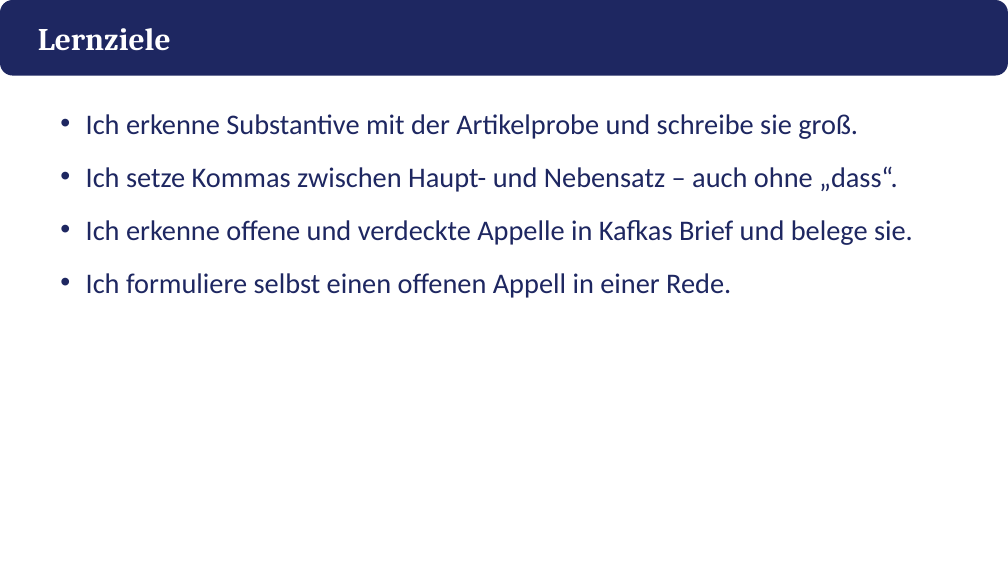
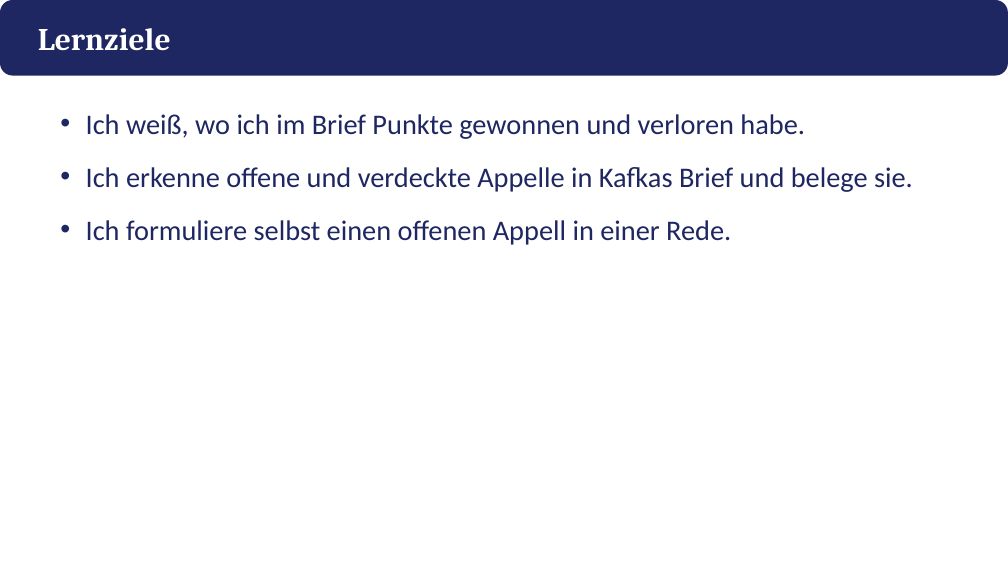
Before and after one commit to golzkonstantin-gif/Schule, a slide deck: slide 2 of Deutsch_11/Kafka_Appell/Praesentation_Kafkas_Appell.pptx. Drawn at 1008x567 pixels with LibreOffice and Linux fonts; fonts in the diff are those of the drawing. Boxes give left, top, right and bottom in pixels: in the first picture for what was removed or moved away, otherwise in the second. Text is boxed around its words. In the diff, an @@ line names an element or a change of style, - is before the commit and + after.

```diff
--- a/Deutsch_11/Kafka_Appell/Praesentation_Kafkas_Appell.pptx
+++ b/Deutsch_11/Kafka_Appell/Praesentation_Kafkas_Appell.pptx
@@ text at bbox=[86, 114, 805, 139]: text changed @@
-• Ich erkenne Substantive mit der Artikelprobe und schreibe sie groß.
-• Ich setze Kommas zwischen Haupt- und Nebensatz – auch ohne „dass“.
+• Ich weiß, wo ich im Brief Punkte gewonnen und verloren habe.
```
Also in this commit, not shown: 5 other slides changed, 10 slides removed, 14 other files.
